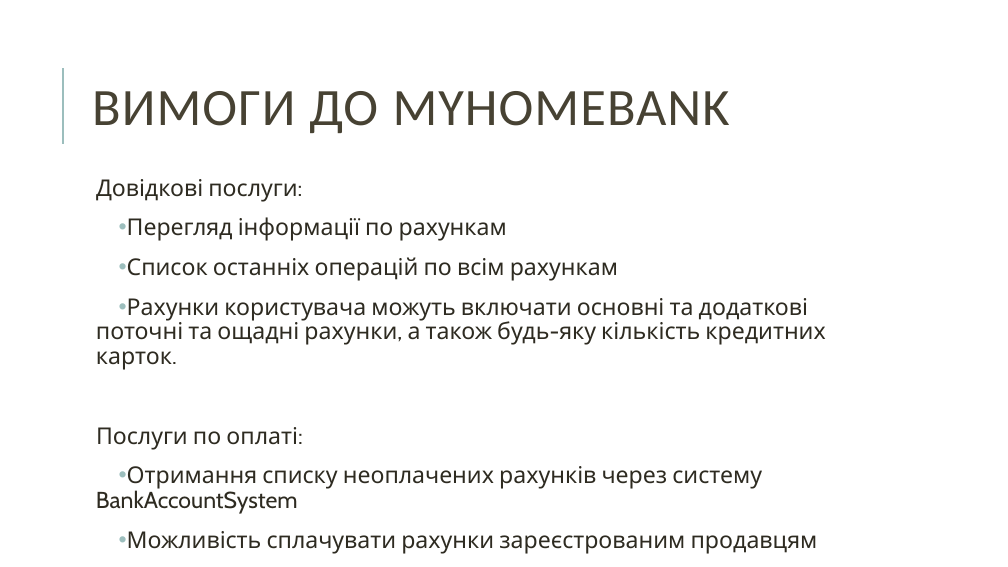
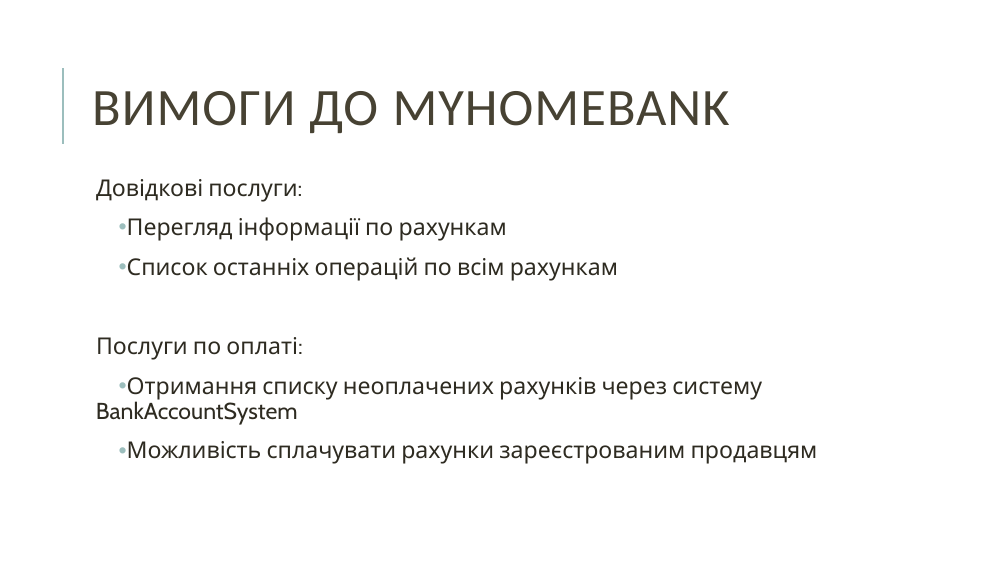
Before and after one commit to bogdanKaftanatiy/StudyJavaEE, a slide deck: slide 7 of lecture/lecture.pptx. Drawn at 1008x567 pixels with LibreOffice and Linux fonts; fonts in the diff are those of the drawing. Boxes give left, top, right and bottom in pixels: in the first picture for what was removed or moved away, otherwise in the second. Text is boxed around its words. In the diff, an @@ line names an element or a change of style, - is before the commit and + after.

```diff
--- a/lecture/lecture.pptx
+++ b/lecture/lecture.pptx
@@ text at (x1=96, y1=298, x2=825, y2=370): paragraph removed @@
-• Рахунки користувача можуть включати основні та додаткові поточні та ощадні рахунки, а також будь-яку кількість кредитних карток.
```
Also in this commit, not shown: 4 other slides changed, 40 other files.
